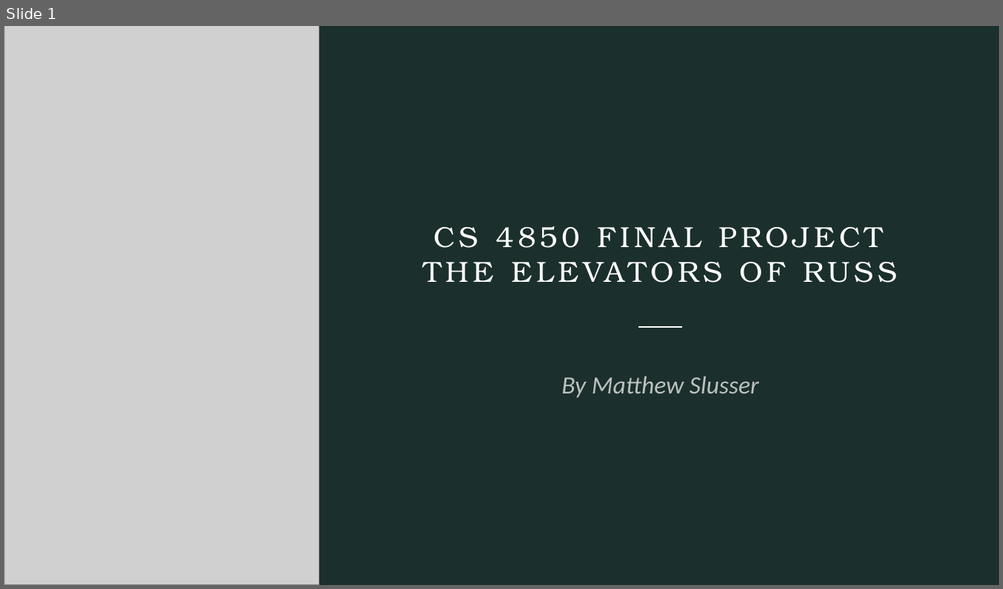
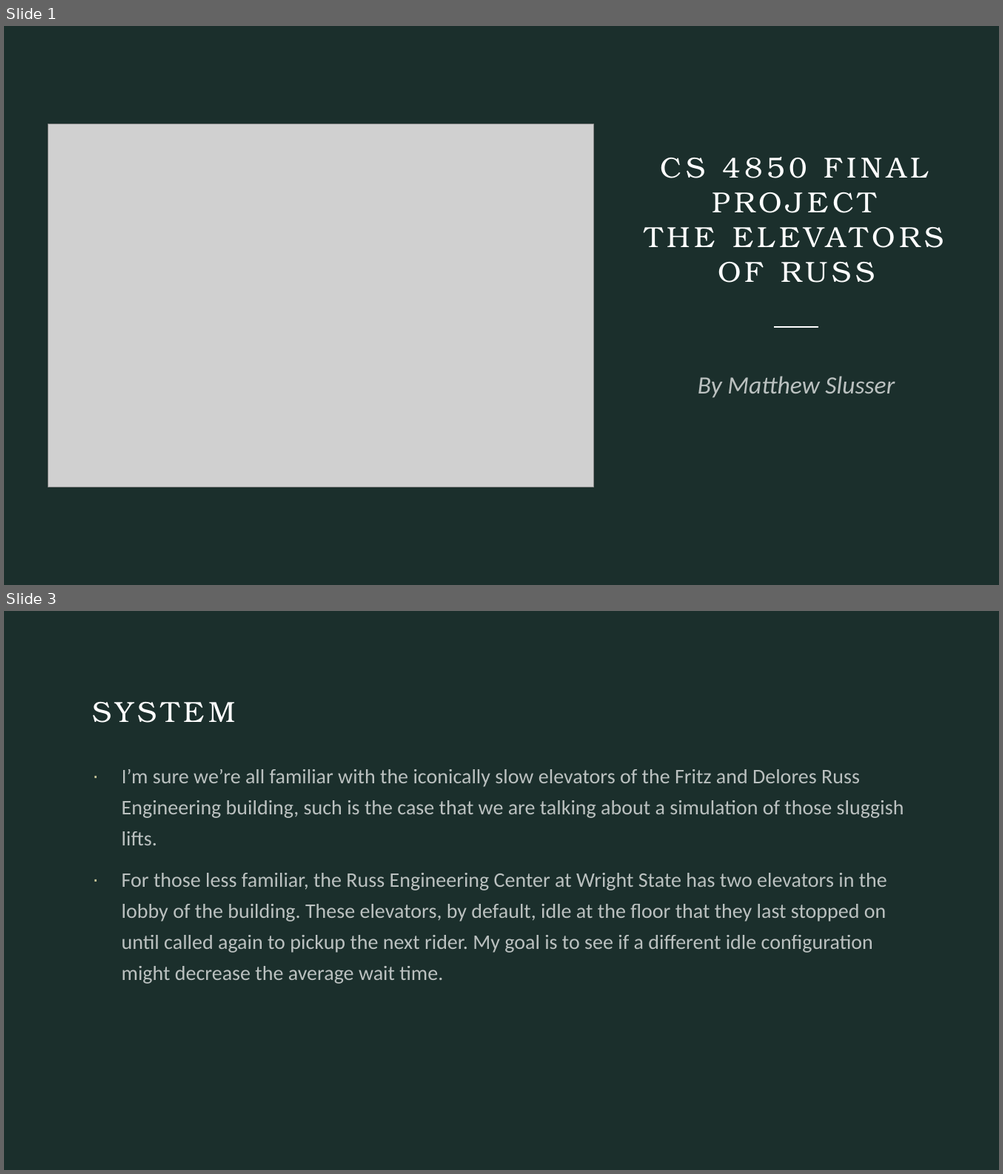
Before and after one commit to Sluss12/cs-4830-systems-simulation, a slide deck: Project 3/CS 4850 Final Project.pptx. Shown one above the other, each under a label of ours: slide 1 before the commit, slides 1 and 3 after it; the slides between them are not shown. The pictures are 1003x589 and 1003x1174 pixels, drawn with LibreOffice and Linux fonts; fonts in the diff are those of the drawing; grey boxes stand for pictures. Boxes give left, top, right and bottom in pixels: in the first picture for what was removed or moved away, otherwise in the second. Text is boxed around its words. In the diff, an @@ line names an element or a change of style, - is before the commit and + after.

```diff
--- a/Project 3/CS 4850 Final Project.pptx
+++ b/Project 3/CS 4850 Final Project.pptx
@@ slide 3 added at box(4, 611, 999, 1170), background #1B2F2C @@
@@ title added at box(92, 702, 235, 723), 28 pt, text #FFFFFF @@
+SYSTEM
@@ text added at box(122, 769, 904, 984), 20 pt, text #FFFFFF at 70% opacity @@
+· I’m sure we’re all familiar with the iconically slow elevators of the Fritz and Delores Russ Engineering building, such is the case that we are talking about a simulation of those sluggish lifts.
+· For those less familiar, the Russ Engineering Center at Wright State has two elevators in the lobby of the building. These elevators, by default, idle at the floor that they last stopped on until called again to pickup the next rider. My goal is to see if a different idle configuration might decrease the average wait time.
@@ slide 1 changed as well @@
@@ picture removed at box(4, 26, 319, 585) @@
@@ title "CS 4850 FINAL PROJECT THE ..." rewrapped from box(433, 227, 882, 248) to box(660, 157, 928, 283) @@
@@ picture added at box(48, 124, 594, 487) @@
@@ line moved from (638, 327) - (683, 327) to (774, 327) - (818, 327) @@
@@ subtitle "By Matthew Slusser": place and size @@
-subtitle "By Matthew Slusser" at box(561, 376, 759, 398)
+subtitle "By Matthew Slusser" at box(697, 376, 894, 398)
```
Also in this commit, not shown: 1 other slide changed, 7 other slides added, 2 slides removed, 18 other files.
